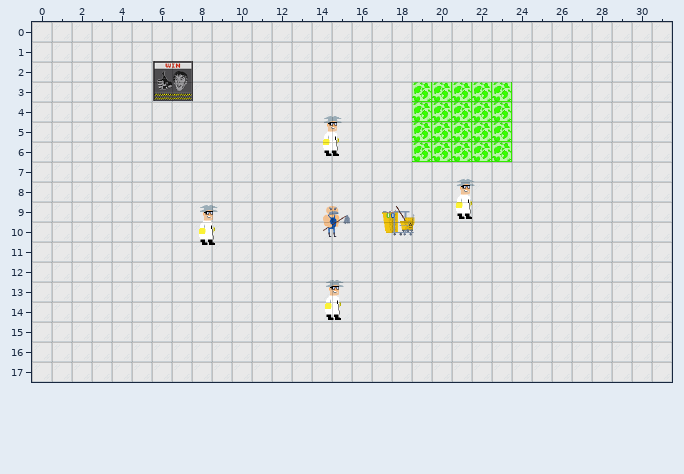
Tiled map: Janiterror/core/assets/level60.tmx. Above: the version before the commit.
Cells are 32x32 px. Shown: x 0..31, y 0..17.
The same view after the edit:
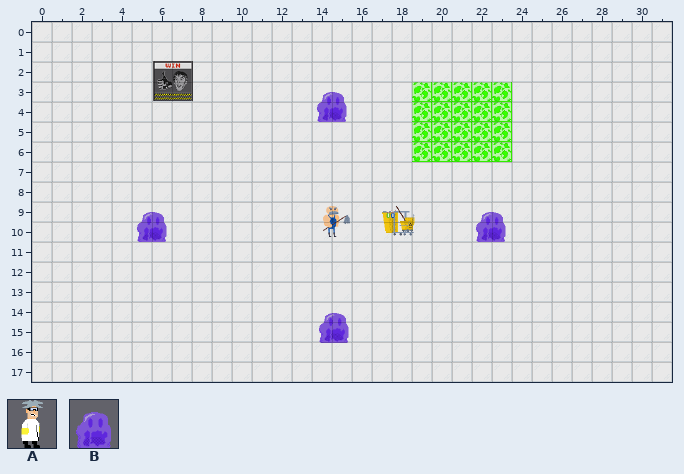
Key: from "scientist": A 0; from "slime": B 0.
Objects are placed by their top-left corner, in cells (3,4 is the top-left corner of cell 3,4); size is 1x1 cell unless given.
The commit says: turret slimes on level 60
Edits made:
--- layer "characters"
+B "slime" at 14,3 size 2x2
+B "slime" at 5,9 size 2x2
+B "slime" at 22,9 size 2x2
+B "slime" at 14.1,14.1 size 2x2
-A "scientist" at 14,4.7 size 2x2
-A "scientist" at 20.7,7.9 size 2x2
-A "scientist" at 7.8,9.2 size 2x2
-A "scientist" at 14.1,12.9 size 2x2
Where, in picture pixels (left, top, right, bottom), the same in both pictures:
changed: (317, 92, 347, 156)
changed: (456, 179, 506, 242)
added: (137, 212, 167, 242)
removed: (199, 205, 218, 245)
changed: (319, 280, 349, 343)
